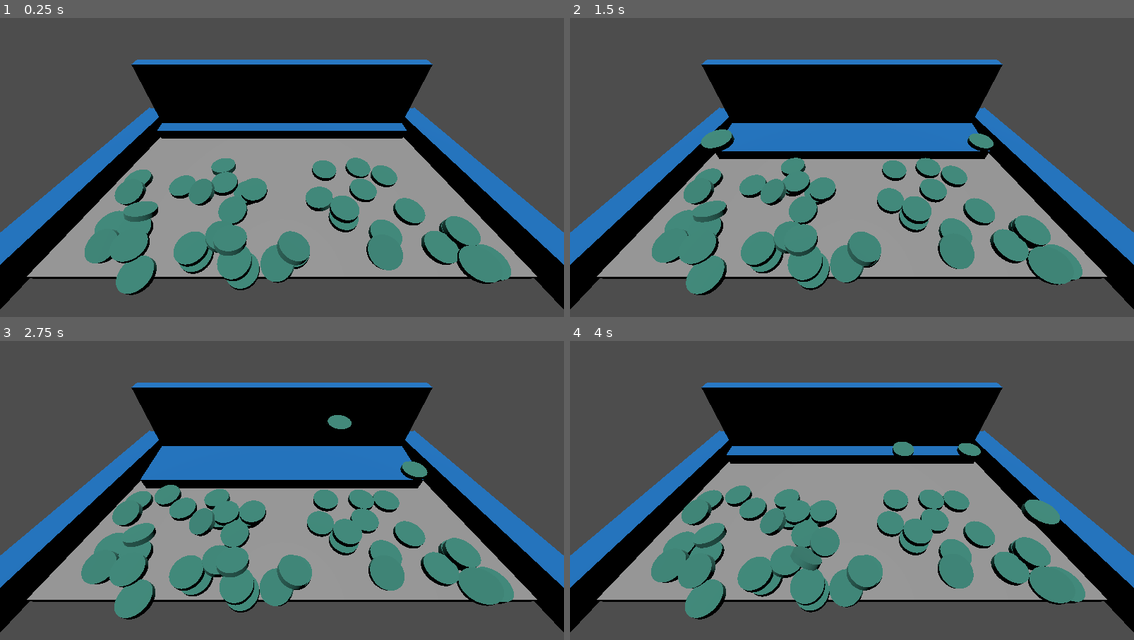
Above: before the commit, frames 1-4 (two rows, left to right).
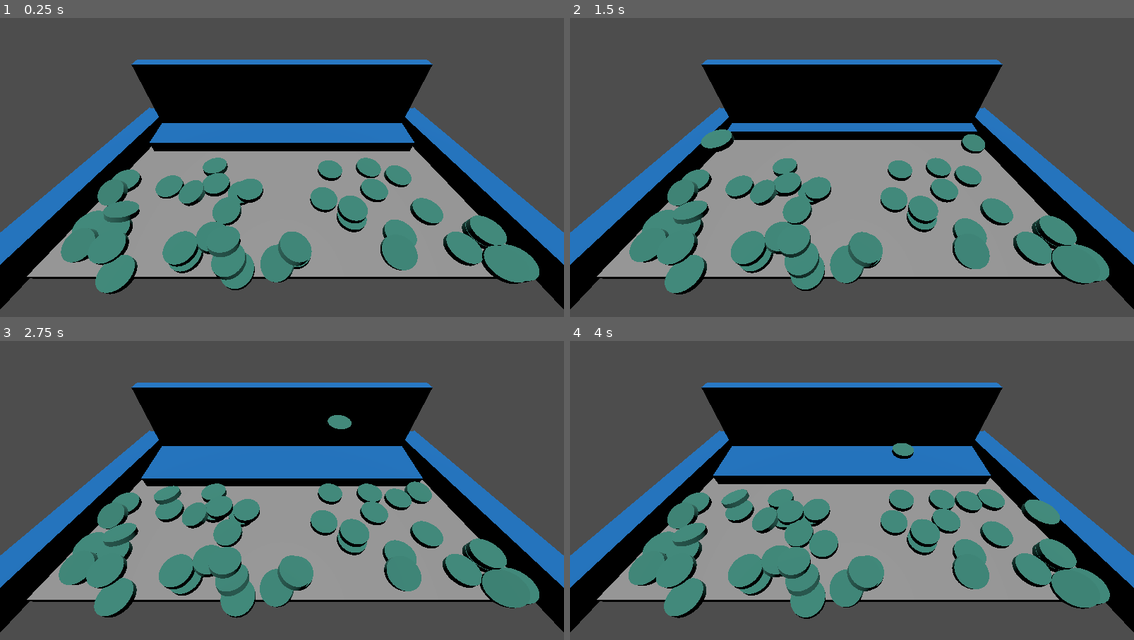
Above: after the commit, the same moments.

Repository: kennethbchen/Coin-Pusher-Game
Game: Godot game, scene res://Game.tscn
Two runs of this game, one before a commit and one after it. Both use one fixed random seed, a clock stepped at 60 frames per second and the inputs below.
Inputs (mouse positions are in pixels of both pictures, inside the frame that each line leads up to):
- Up to frame 1 (0.25 s): no input
- Up to frame 2 (1.5 s): move the mouse to (976, 143) at 0.52 s; press the mouse at (976, 143) at 0.53 s; move the mouse to (739, 173) at 1.27 s; release the mouse at (739, 173) at 1.28 s; click (739, 173) at 1.35 s
- Up to frame 3 (2.75 s): move the mouse to (338, 412) at 2.02 s; press the mouse at (338, 412) at 2.03 s
- Up to frame 4 (4 s): move the mouse to (823, 544) at 2.77 s; release the mouse at (823, 544) at 2.78 s; click (823, 544) at 2.85 s; move the mouse to (1021, 529) at 3.52 s; press the mouse at (1021, 529) at 3.53 s

The runs differ from the first frame. In frame 1, 14% of the frame differs, in the area x 10-96%, y 37-93%; in frame 2, 15%; in frame 3, 12%; in frame 4, 16%, in the area x 10-96%, y 33-94%.

Commit message:
Fixed pusher maths probably

Diff:
--- a/Game.tscn
+++ b/Game.tscn
@@ -8,7 +8,7 @@
 [ext_resource type="PackedScene" uid="uid://b2uf3gdkkx4wt" path="res://Scenes/Bounding Wall.tscn" id="5_i7ahu"]
 
 [sub_resource type="BoxShape3D" id="BoxShape3D_ss8l5"]
-size = Vector3(12.8731, 0.130174, 4.13818)
+size = Vector3(14.6477, 0.130174, 4.13818)
 
 [sub_resource type="PhysicsMaterial" id="PhysicsMaterial_v5i0y"]
 rough = true
@@ -75,6 +75,7 @@
 physics_material_override = SubResource("PhysicsMaterial_mbf4w")
 script = ExtResource("3_usv3y")
 push_direction = Vector3(0, 0, -1)
+push_distance = 2.0
 push_frequency = 1.5
 metadata/_edit_group_ = true
 
--- a/Scenes/Token.tscn
+++ b/Scenes/Token.tscn
@@ -17,7 +17,7 @@
 
 [node name="Token" type="RigidBody3D"]
 transform = Transform3D(1, 0, 0, 0, 1, 0, 0, 0, 1, 0, 0.228994, 0)
-mass = 0.01
+mass = 0.02
 physics_material_override = SubResource("PhysicsMaterial_2hsnt")
 continuous_cd = true
 
--- a/Scripts/Pusher.gd
+++ b/Scripts/Pusher.gd
@@ -17,8 +17,7 @@
 # Called every frame. 'delta' is the elapsed time since the previous frame.
 func _physics_process(delta):
 
-	var weight = sin(Time.get_ticks_msec() / 1000.0 * push_frequency) + 1
-
+	var weight = (-cos( (Time.get_ticks_msec() / 1000.0) * push_frequency) + 1) / 2
 	position = lerp(_init_position, _init_position + (push_direction * push_distance), weight)
 
 func _process(delta):
